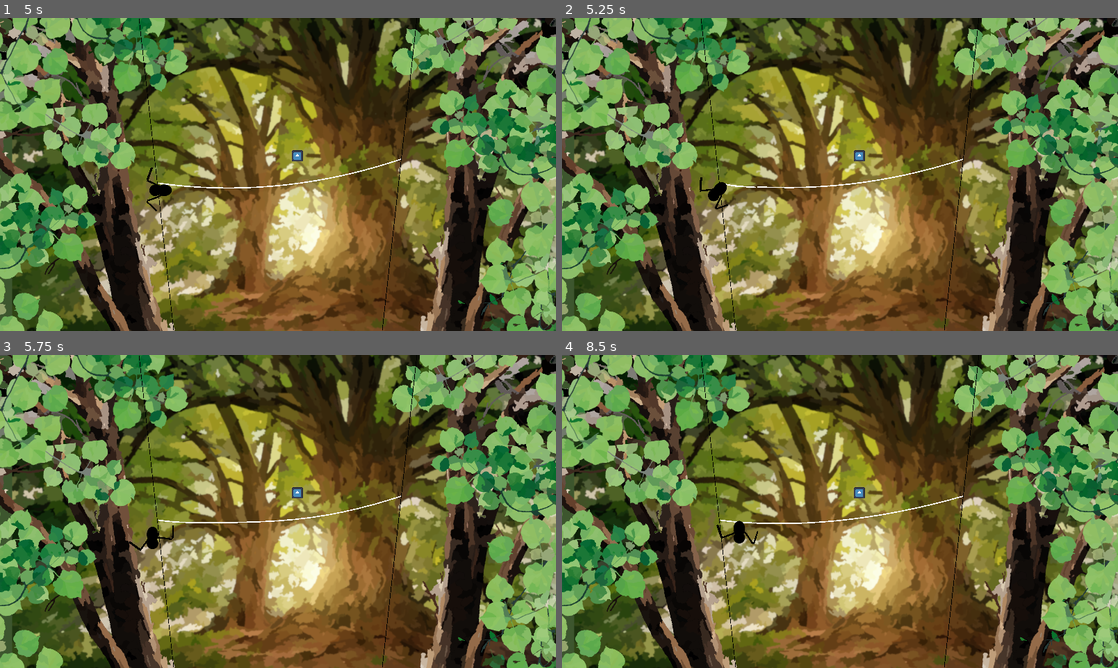
Above: before the commit, frames 1-4 (two rows, left to right).
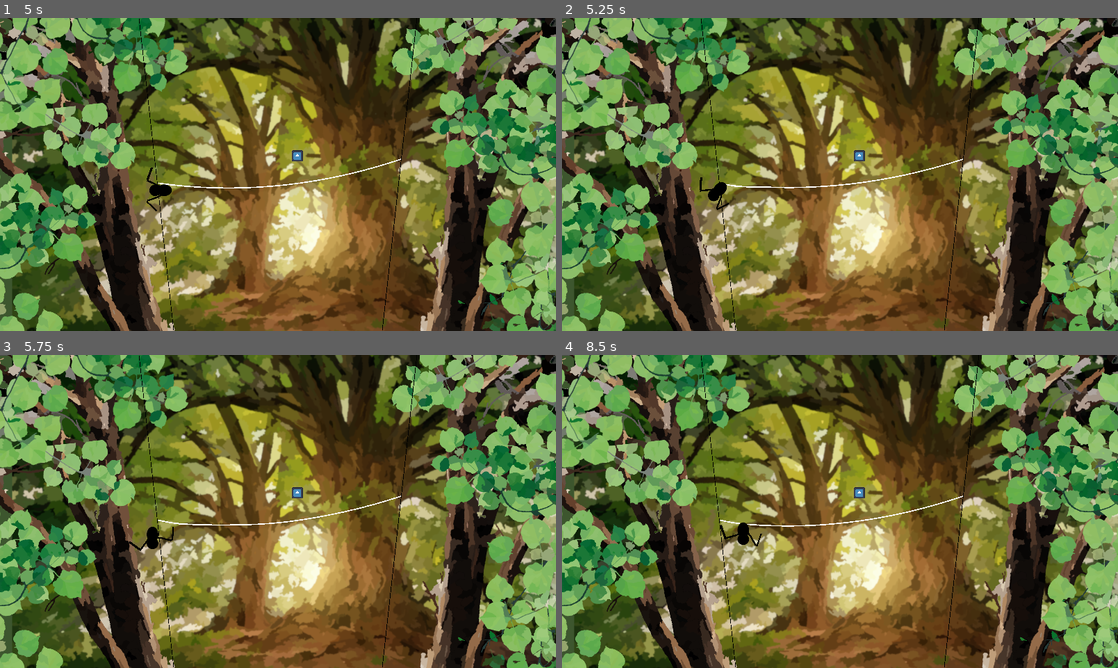
Above: after the commit, the same moments.

Repository: InRe-Dan/ld56
Game: Godot game, scene res://world/world.tscn
The game is run twice, just before and just after one commit, with the same random seed, the same clock (stepped at 60 frames per second) and the same inputs. The engine's default icon, where the game draws it, is replaced by a stand-in: a white triangle on a blue panel in a dark square.
Inputs (mouse positions are in pixels of both pictures, inside the frame that each line leads up to):
- Up to frame 1 (5 s): tap Enter at 0.5 s; move the mouse to (400, 158) at 0.52 s; hold D (move_right) 0.53-1.28 s; click (400, 158) at 0.67 s; move the mouse to (166, 190) at 1.27 s; hold S (move_down) 1.28-2.03 s; move the mouse to (333, 105) at 2.02 s; hold D (move_right) 2.03-2.78 s; move the mouse to (250, 237) at 2.77 s; hold W (move_up) 2.78-3.53 s; click (250, 237) at 2.92 s; move the mouse to (444, 221) at 3.52 s; hold A (move_left) from 3.53 s (still down); move the mouse to (111, 127) at 4.27 s
- Up to frame 2 (5.25 s): move the mouse to (867, 174) at 5.02 s; release A (move_left) at 5.03 s; hold S (move_down) from 5.03 s (still down); click (867, 174) at 5.17 s
- Up to frame 3 (5.75 s): keep holding S (move_down)
- Up to frame 4 (8.5 s): move the mouse to (756, 433) at 5.77 s; release S (move_down) at 5.78 s; hold D (move_right) 5.78-6.53 s; move the mouse to (962, 495) at 6.52 s; hold W (move_up) 6.53-7.28 s; move the mouse to (728, 527) at 7.27 s; hold D (move_right) 7.28-8.03 s; click (728, 527) at 7.42 s; move the mouse to (895, 442) at 8.02 s; hold S (move_down) from 8.03 s (still down)

Frame 1 is identical in both runs. In frame 2, less than 0.1% of the frame differs, in the area x 25-38%, y 52-62%; in frame 3, 0.2%; in frame 4, 0.5%, in the area x 27-72%, y 45-62%.

Commit message:
Temp disable on weld

Diff:
--- a/web/web.gd
+++ b/web/web.gd
@@ -47,7 +47,7 @@
 		point_b.body.apply_force(- spring_force / 2)
 
 	if point_a.global_position.distance_squared_to(point_b.global_position) < Global.web_length * 4:
-		web_factory.weld(self)
+		pass;#web_factory.weld(self)
 
 	# Draw web
 	var endpoints: PackedVector2Array = [point_a.global_position, point_b.global_position]
--- a/web/web_factory.gd
+++ b/web/web_factory.gd
@@ -11,7 +11,6 @@
 
 ## Turns a web's two joints into one, destroying the web in the process.
 func weld(web : Web) -> void:
-	print("welding time")
 	var root : WebJoint = web.point_a
 	var floating : WebJoint = web.point_b
 
